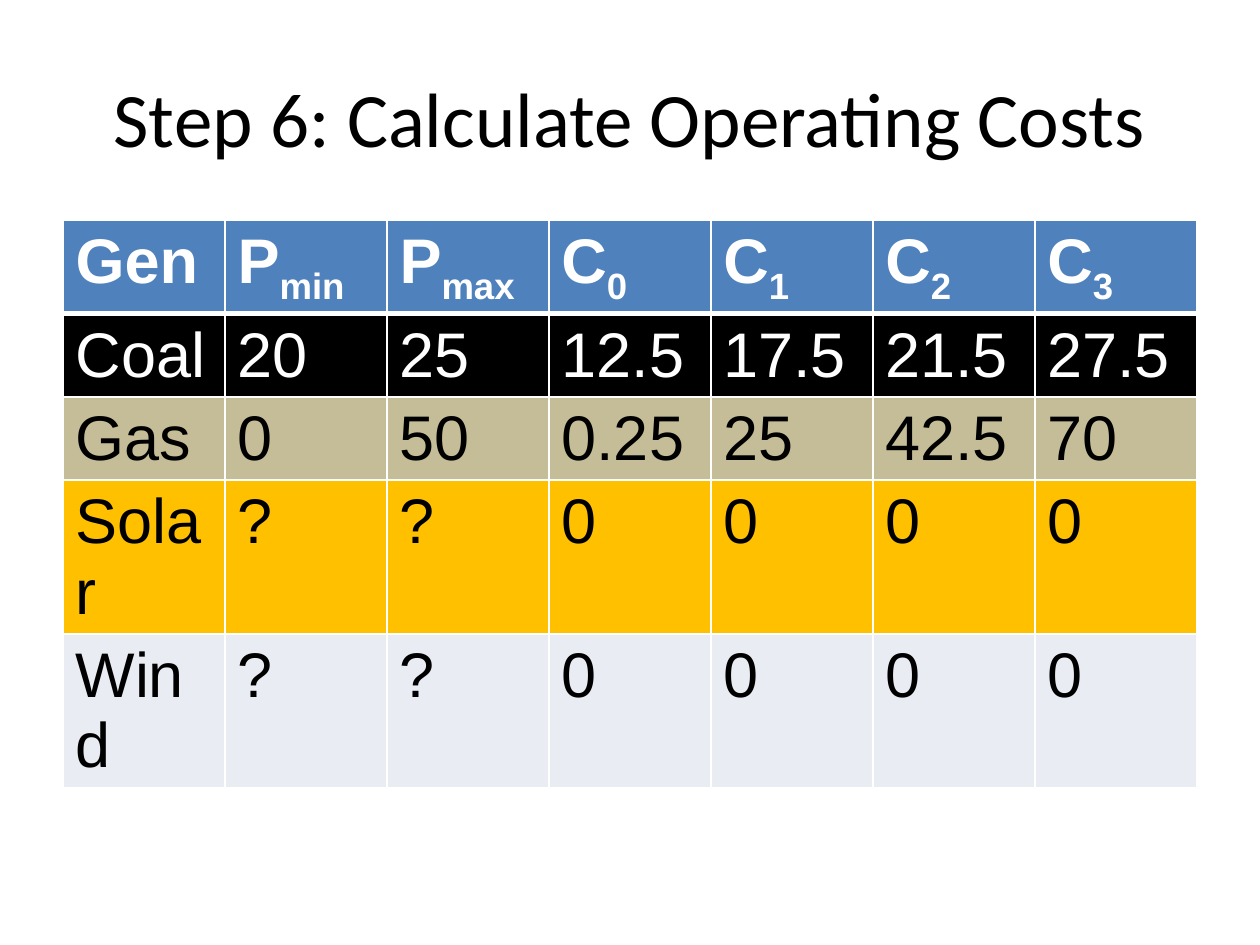
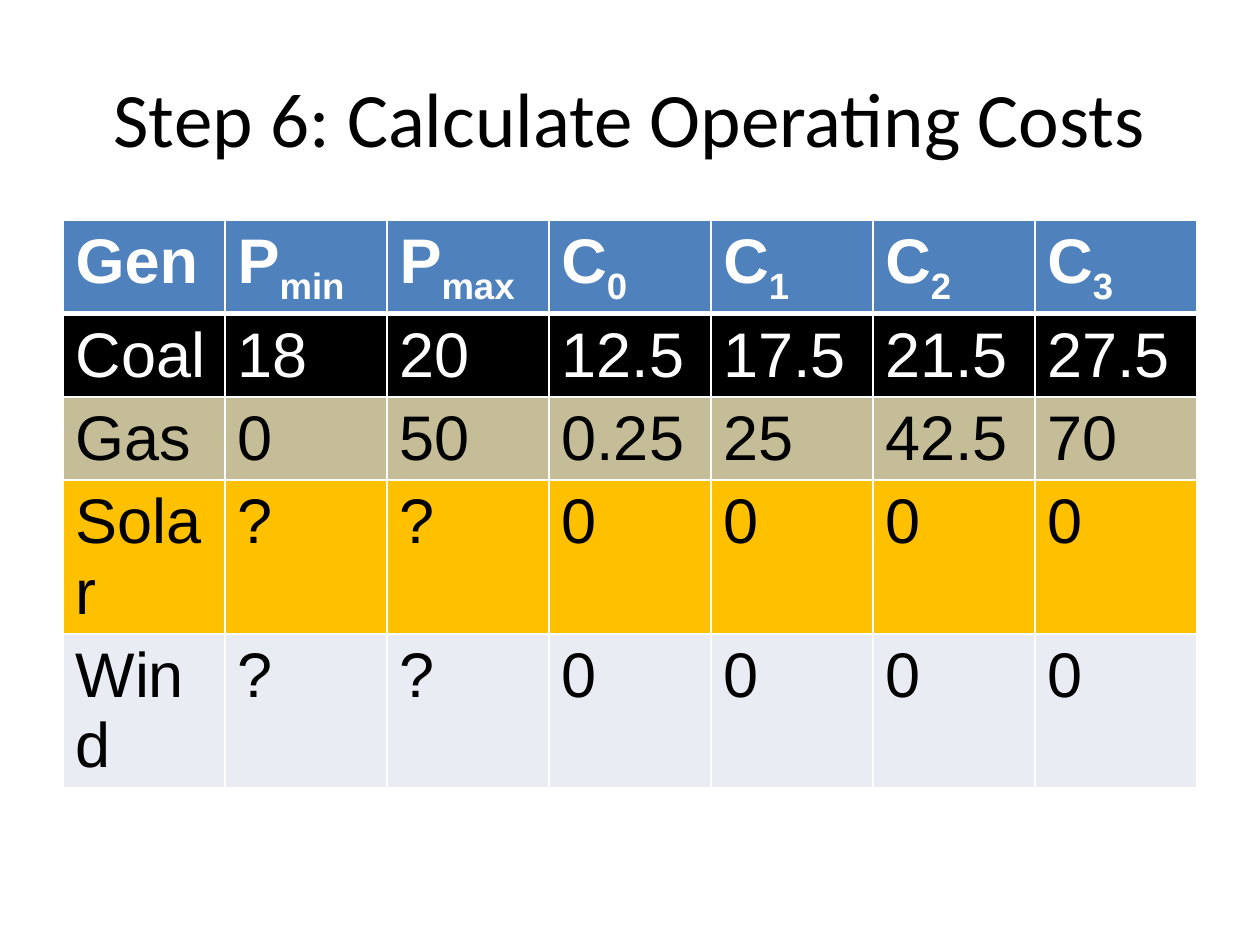
Before and after one commit to akantamn/EE5230-Project, a slide deck: slide 25 of Presentation/EE-Project-Presentation.pptx. Drawn at 1260x945 pixels with LibreOffice and Linux fonts; fonts in the diff are those of the drawing; background and template pictures are left out. Boxes give left, top, right and bottom in pixels: in the first picture for what was removed or moved away, otherwise in the second. Text is boxed around its words. In the diff, an @@ line names an element or a change of style, - is before the commit and + after.

```diff
--- a/Presentation/EE-Project-Presentation.pptx
+++ b/Presentation/EE-Project-Presentation.pptx
@@ table at <box>63,220,1201,702</box> @@
-row 2, column 2: 20
+row 2, column 2: 18
-row 2, column 3: 25
+row 2, column 3: 20
```
Also in this commit, not shown: 6 other slides changed, 2 slides added, 2 slides removed.
